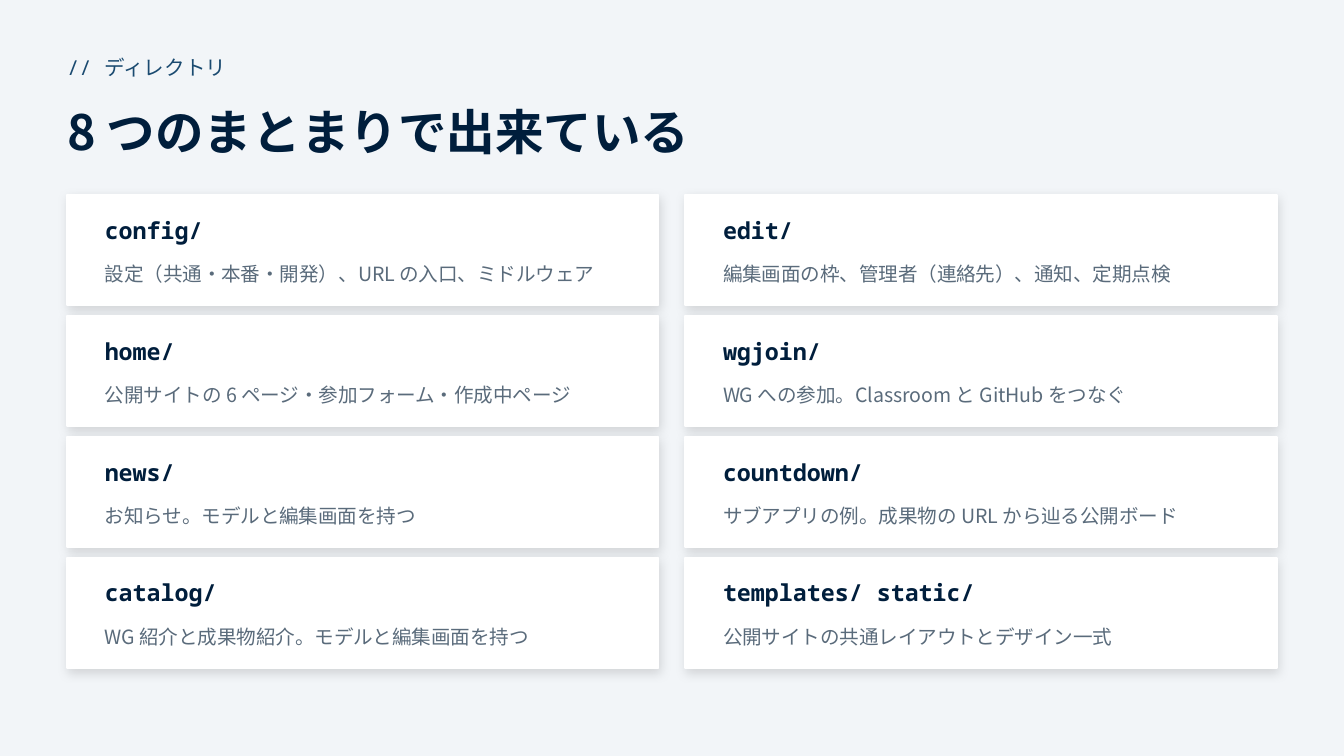
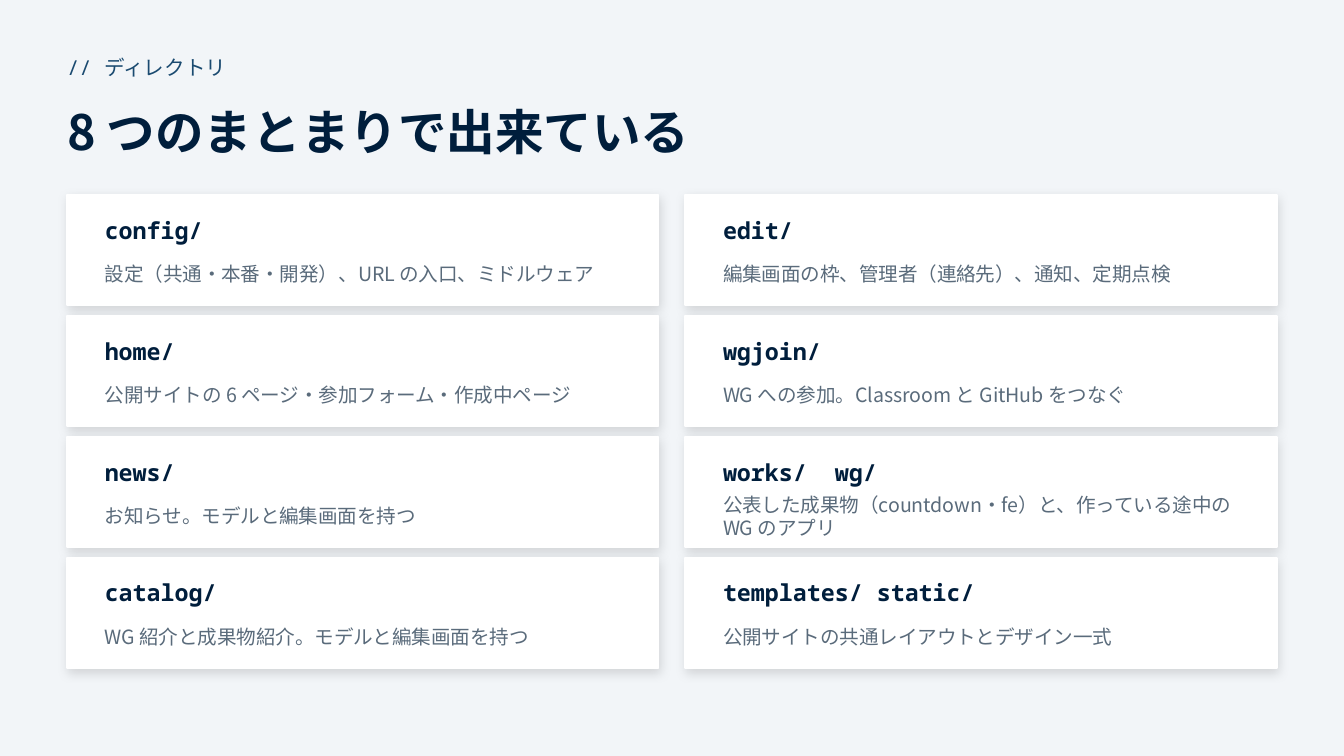
Before and after one commit to funITclub/homepage, a slide deck: slide 3 of static/guide/04_アプリケーション構成.pptx. Drawn at 1344x756 pixels with LibreOffice and Linux fonts; fonts in the diff are those of the drawing. Boxes give left, top, right and bottom in pixels: in the first picture for what was removed or moved away, otherwise in the second. Text is boxed around its words. In the diff, an @@ line names an element or a change of style, - is before the commit and + after.

```diff
--- a/static/guide/04_アプリケーション構成.pptx
+++ b/static/guide/04_アプリケーション構成.pptx
@@ text at <box>723,463,877,487</box>: text changed @@
-countdown/
+works/ wg/
@@ text at <box>723,495,1231,536</box>: text changed @@
-サブアプリの例。成果物の URL から辿る公開ボード
+公表した成果物（countdown・fe）と、作っている途中の WG のアプリ
```
Also in this commit, not shown: 3 other slides changed, 4 other files.
